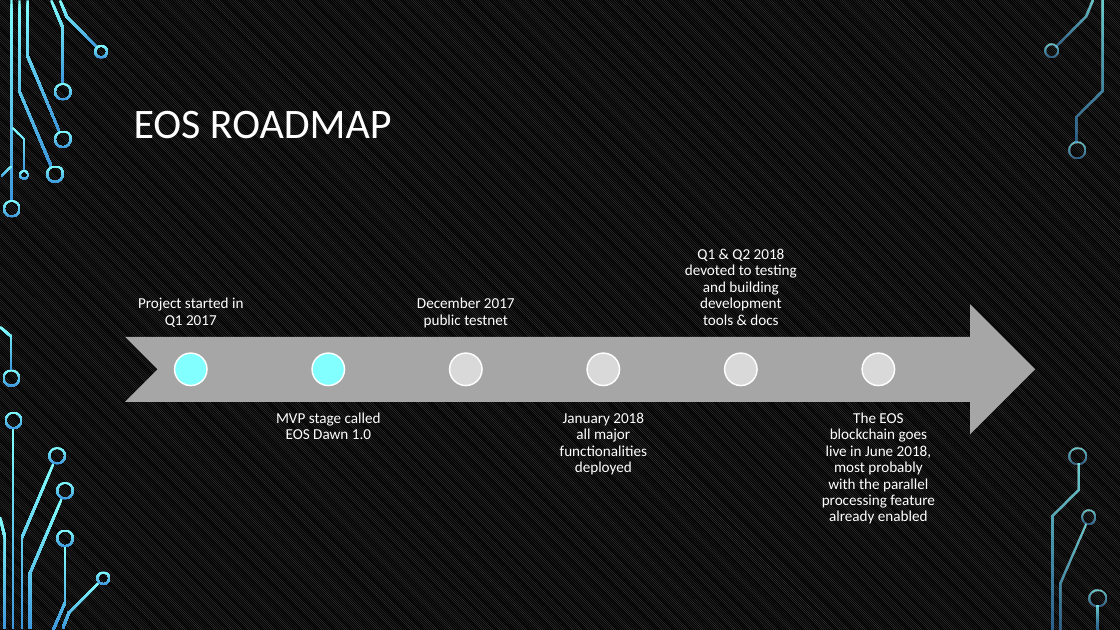
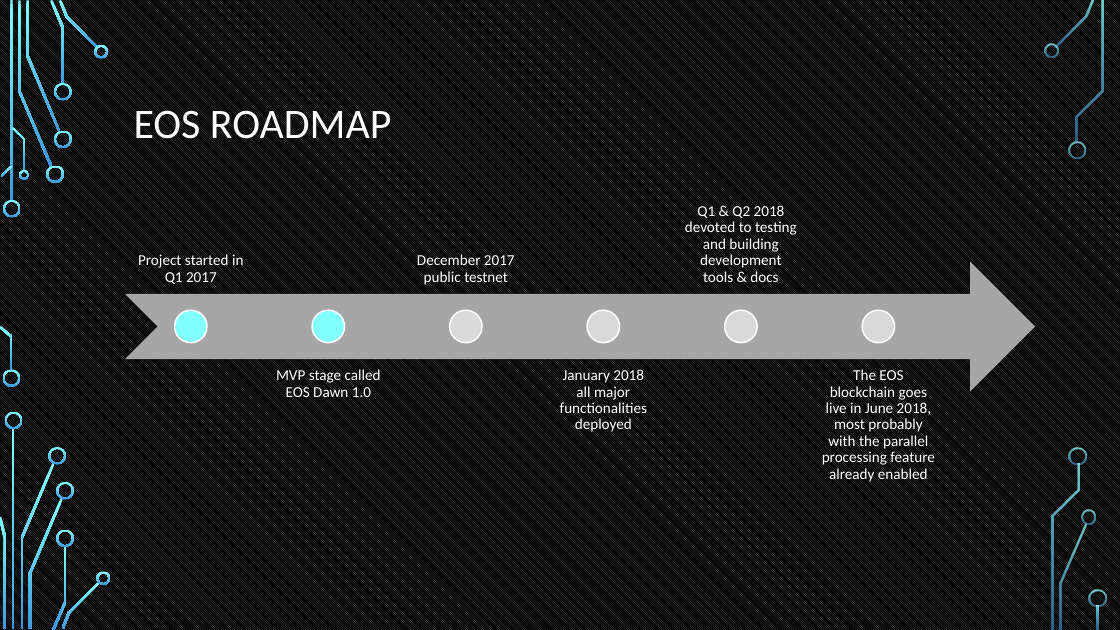
Before and after one commit to tokenika/tokenika.github.io, a slide deck: slide 44 of WarsawBlock.pptx. Drawn at 1120x630 pixels with LibreOffice and Linux fonts; fonts in the diff are those of the drawing; background and template pictures are left out. Boxes give left, top, right and bottom in pixels: in the first picture for what was removed or moved away, otherwise in the second. Text is boxed around its words. In the diff, an @@ line names an element or a change of style, - is before the commit and + after.

```diff
--- a/WarsawBlock.pptx
+++ b/WarsawBlock.pptx
@@ 6 texts, 6 ellipses, 1 notched right arrow: place and size @@
-6 texts, 6 ellipses, 1 notched right arrow at [125,248,1035,524]
+6 texts, 6 ellipses, 1 notched right arrow at [125,205,1035,482]
```
Also in this commit, not shown: 3 other slides changed, 1 other file.
